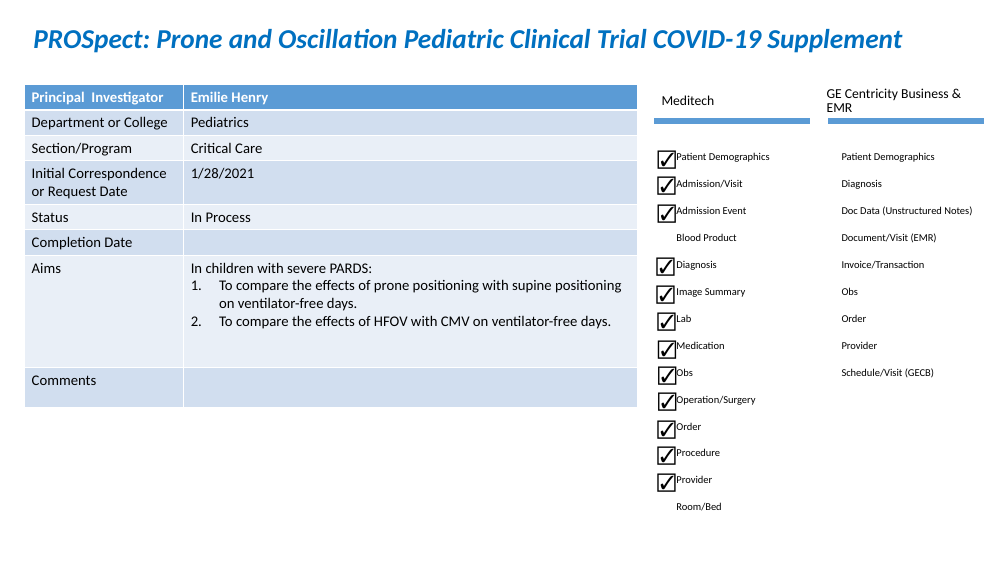
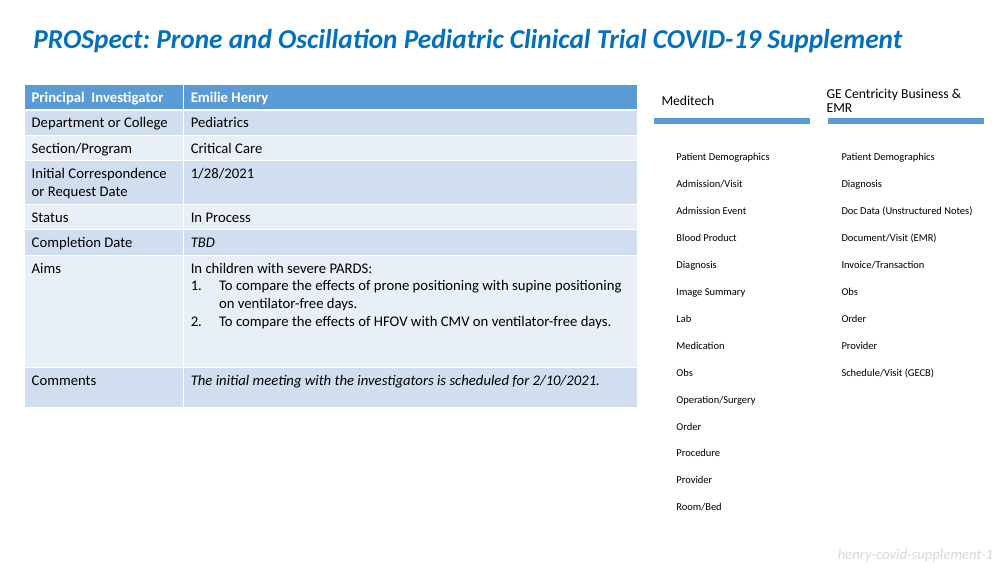
Before and after one commit to OuhscBbmc/prairie-outpost-public, a slide deck: slide 28 of publications/presentation-2021-02-aac/crdw-2021-02.pptx (slide 29 before the commit). Drawn at 1008x567 pixels with LibreOffice and Linux fonts; fonts in the diff are those of the drawing. Boxes give left, top, right and bottom in pixels: in the first picture for what was removed or moved away, otherwise in the second. Text is boxed around its words. In the diff, an @@ line names an element or a change of style, - is before the commit and + after.

```diff
--- a/publications/presentation-2021-02-aac/crdw-2021-02.pptx
+++ b/publications/presentation-2021-02-aac/crdw-2021-02.pptx
@@ table at [24,85,637,405] @@
-row 6, column 2: 
+row 6, column 2: TBD
-row 8, column 2: 
+row 8, column 2: The initial meeting with the investigators is scheduled for 2/10/2021.
@@ text removed at [650,143,683,173] @@
-☑
@@ text removed at [650,169,682,200] @@
-☑
@@ text removed at [650,197,683,228] @@
-☑
@@ text removed at [649,250,681,280] @@
-☑
@@ text removed at [649,278,681,308] @@
-☑
@@ text removed at [650,305,682,335] @@
-☑
@@ text removed at [650,333,683,363] @@
-☑
@@ text removed at [650,359,683,389] @@
-☑
@@ text removed at [650,385,683,415] @@
-☑
@@ text removed at [650,413,682,443] @@
-☑
@@ text removed at [650,439,682,470] @@
-☑
@@ text removed at [650,466,682,496] @@
-☑
@@ text added at [838,545,993,563], 14 pt, text #D9D9D9, italic @@
+henry-covid-supplement-1
```
Also in this commit, not shown: 25 other slides changed, 1 slide removed.
